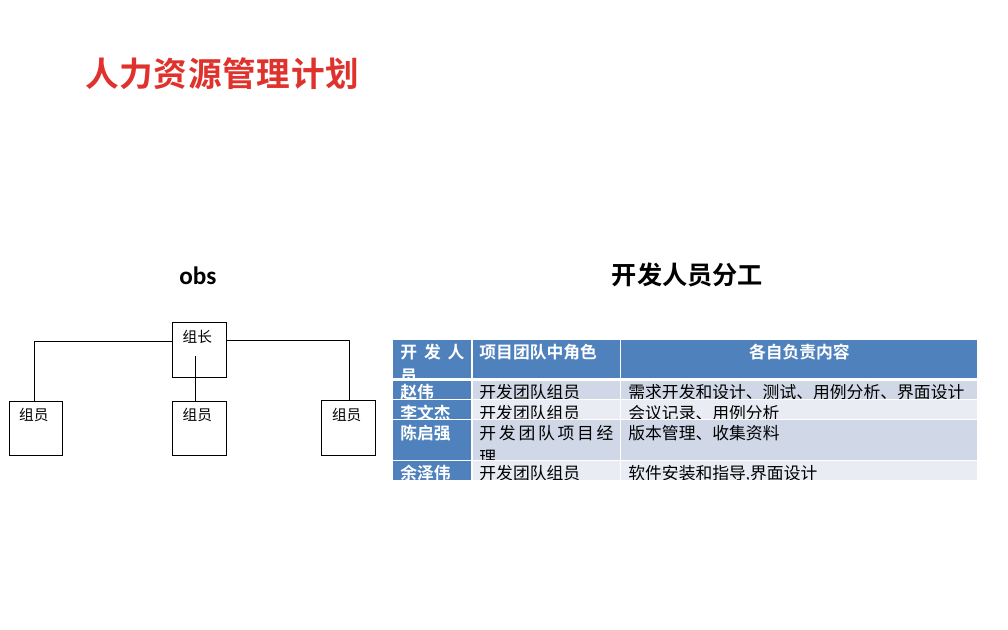
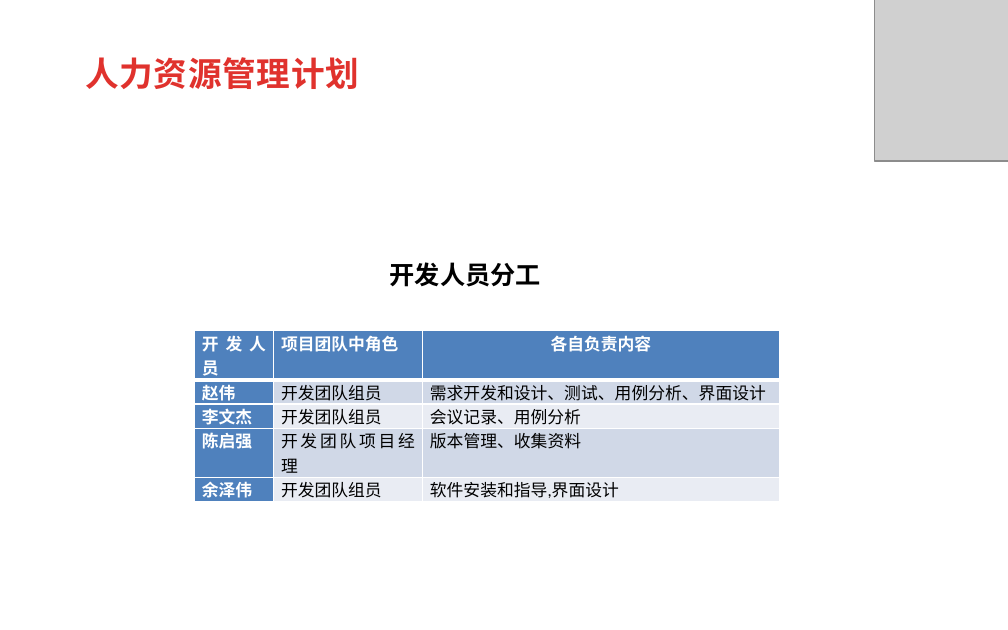
Before and after one commit to rjgcG7/SRS, a slide deck: slide 18 of 需求工程项目计划.pptx (slide 17 before the commit). Drawn at 1008x630 pixels with LibreOffice and Linux fonts; fonts in the diff are those of the drawing; grey boxes stand for pictures; background and template pictures are left out. Boxes give left, top, right and bottom in pixels: in the first picture for what was removed or moved away, otherwise in the second. Text is boxed around its words. In the diff, an @@ line names an element or a change of style, - is before the commit and + after.

```diff
--- a/需求工程项目计划.pptx
+++ b/需求工程项目计划.pptx
@@ picture added at [875, 0, 1008, 161] @@
@@ text removed at [179, 266, 216, 284] @@
-  obs
@@ text "开发人员分工": place and size @@
-text "开发人员分工" at [612, 262, 763, 287]
+text "开发人员分工" at [390, 262, 541, 287]
@@ table: place and size @@
-table at [393, 339, 978, 488]
+table at [195, 331, 779, 502]
@@ group removed at [9, 323, 375, 456]: 4 rectangles, 2 elbow lines, 1 line @@
-组长
-组员
-组员
-组员
```
Also in this commit, not shown: 23 other slides changed, 2 slides added, 1 slide removed, 1 other file.
